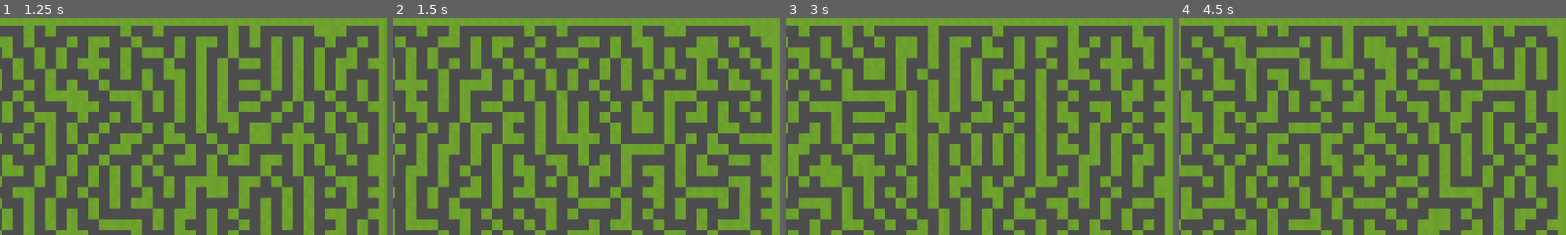
Above: before the commit, frames 1-4 (left to right).
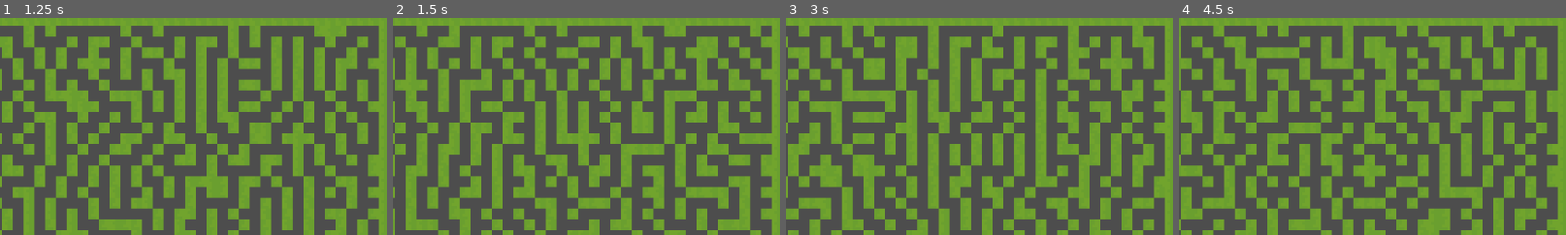
Above: after the commit, the same moments.

Repository: vcastroglez/laby-bear
Game: Godot game, scene res://level.tscn
Same seed, same stepped clock (60 frames per second), same inputs: the game is played once before the commit and once after it.
Inputs (mouse positions are % of the whole screen's width and height, from its top left):
- Up to frame 1 (1.25 s): tap Enter at 0.5 s; drag from (23, 88) to (60, 28) at 0.52 s
- Up to frame 2 (1.5 s): tap Space at 1.25 s; drag from (30, 55) to (45, 70) at 1.27 s
- Up to frame 3 (3 s): tap Enter at 2 s; move the mouse to (60, 28) at 2.02 s; hold Right (ui_right) 2.03-2.75 s; tap Space at 2.75 s; drag from (45, 70) to (20, 35) at 2.77 s
- Up to frame 4 (4.5 s): tap Enter at 3.5 s; move the mouse to (80, 65) at 3.52 s; hold Left (ui_left) 3.53-4.25 s; tap Space at 4.25 s; drag from (20, 35) to (35, 25) at 4.27 s
The pictures show only the part of the screen within x 30-80%, y 11-61%; the shares and areas given below are measured in that part.

Frame 1 is identical in both runs. In frame 2, 0.1% of the frame differs, in the area x 94-98%, y 3-9%; in frame 3, nothing differs; in frame 4, 0.1%.

Commit message:
end area

Diff:
--- a/level.gd
+++ b/level.gd
@@ -15,7 +15,6 @@
 
 func _input(event):
 	if event is InputEventKey:
-		print(event.keycode)
 		if event.pressed && event.keycode == 32 :
 			await generate_everything()
 		if event.pressed && event.keycode == 77 :
@@ -31,10 +30,14 @@
 
 func generate_everything():
 	start_position = Vector2i(-x_size,y_size)
+	end_position = Vector2i(x_size, -y_size)
 	await paint_outline()
 	await paint_inside()
 	await generate_level()
 	$the_guy.position = $TileMap.map_to_local(start_position)
+	paint_path(end_position)
+	$end.position = $TileMap.map_to_local(end_position)
+	$end/shape.shape.radius = $TileMap.map_to_local(Vector2i.RIGHT).x / 2
 
 func paint_outline():
 	var outline = Vector2i(10 ,23)
@@ -157,3 +160,8 @@
 # Called every frame. 'delta' is the elapsed time since the previous frame.
 func _process(delta):
 	pass
+
+
+func _on_end_area_entered(area):
+	print(area)
+	generate_everything()
--- a/level.tscn
+++ b/level.tscn
@@ -1137,6 +1137,9 @@
 physics_layer_0/collision_layer = 1
 sources/0 = SubResource("TileSetAtlasSource_t60ds")
 
+[sub_resource type="CircleShape2D" id="CircleShape2D_f4m77"]
+radius = 28.0
+
 [node name="level" type="Node2D"]
 script = ExtResource("1_k843q")
 
@@ -1149,3 +1152,12 @@
 tile_set = SubResource("TileSet_7wrxm")
 format = 2
 layer_0/tile_data = PackedInt32Array(131071, 983040, 19, -393228, 983040, 19, -327692, 983040, 19, -327691, 983040, 19, …(88377 unchanged characters)…
+
+[node name="end" type="Area2D" parent="."]
+position = Vector2(436, -242)
+
+[node name="shape" type="CollisionShape2D" parent="end"]
+shape = SubResource("CircleShape2D_f4m77")
+debug_color = Color(0.960784, 0, 0, 0.419608)
+
+[connection signal="area_entered" from="end" to="." method="_on_end_area_entered"]
Not shown: 1 places in level.tscn that only renumber resources
